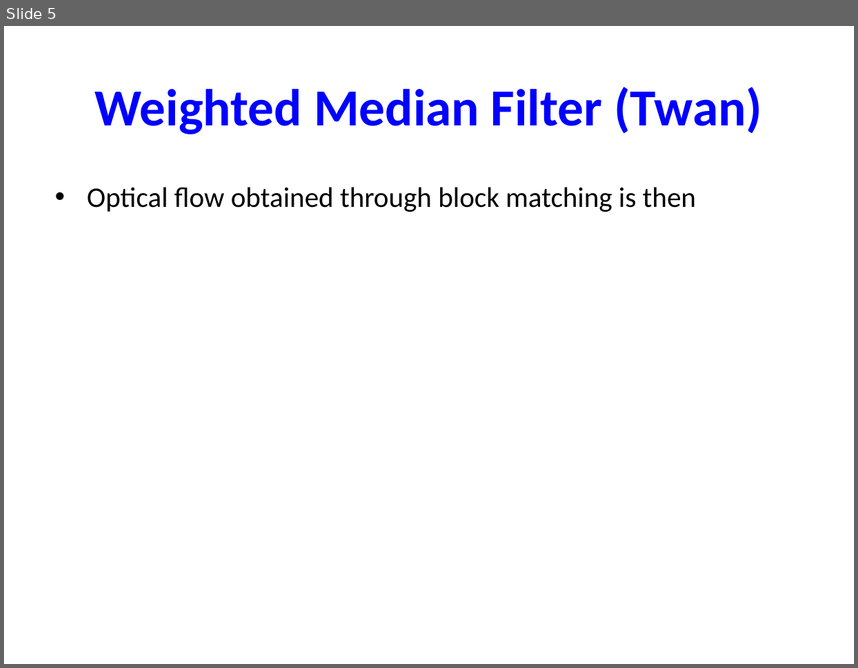
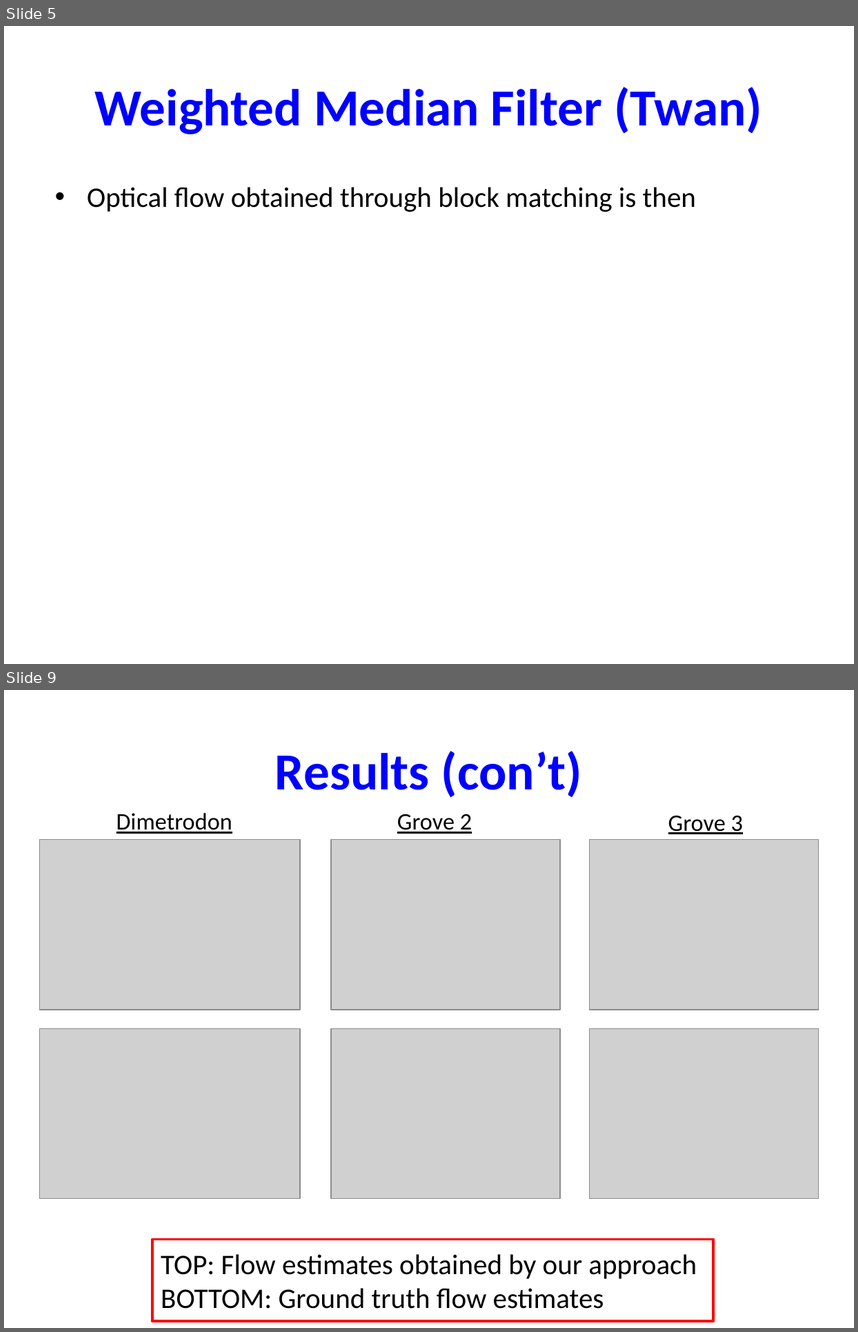
Before and after one commit to tkoolen/6869-project, a slide deck: presentation.pptx. Shown one above the other, each under a label of ours: slide 5 before the commit, slides 5 and 9 after it; the slides between them are not shown. The pictures are 858x668 and 858x1332 pixels, drawn with LibreOffice and Linux fonts; fonts in the diff are those of the drawing; grey boxes stand for pictures. Boxes give left, top, right and bottom in pixels: in the first picture for what was removed or moved away, otherwise in the second. Text is boxed around its words. In the diff, an @@ line names an element or a change of style, - is before the commit and + after.

Commit message:
Updated presentation with new figure and slides. Still need to update EPE in table..

```diff
--- a/presentation.pptx
+++ b/presentation.pptx
@@ slide 9 added at bbox=[4, 690, 854, 1328], background #FFFFFF @@
@@ title added at bbox=[275, 751, 582, 798], 44 pt, text #0000FF, bold @@
+Results (con’t)
@@ text added at bbox=[116, 813, 232, 834], 20 pt, text #000000, underline @@
+Dimetrodon
@@ text added at bbox=[397, 814, 472, 834], 20 pt, text #000000, underline @@
+Grove 2
@@ text added at bbox=[668, 815, 743, 834], 20 pt, text #000000, underline @@
+Grove 3
@@ picture added at bbox=[40, 840, 301, 1009] @@
@@ picture added at bbox=[331, 840, 561, 1009] @@
@@ picture added at bbox=[590, 840, 819, 1009] @@
@@ picture added at bbox=[40, 1028, 301, 1199] @@
@@ picture added at bbox=[331, 1028, 561, 1199] @@
@@ picture added at bbox=[590, 1028, 819, 1199] @@
@@ rectangle added at bbox=[153, 1239, 714, 1321], outline #FF0000 2.25 pt, 24 pt, text #000000 @@
+TOP: Flow estimates obtained by our approach
+BOTTOM: Ground truth flow estimates
```
Also in this commit, not shown: 5 slides changed, 2 other slides added.
